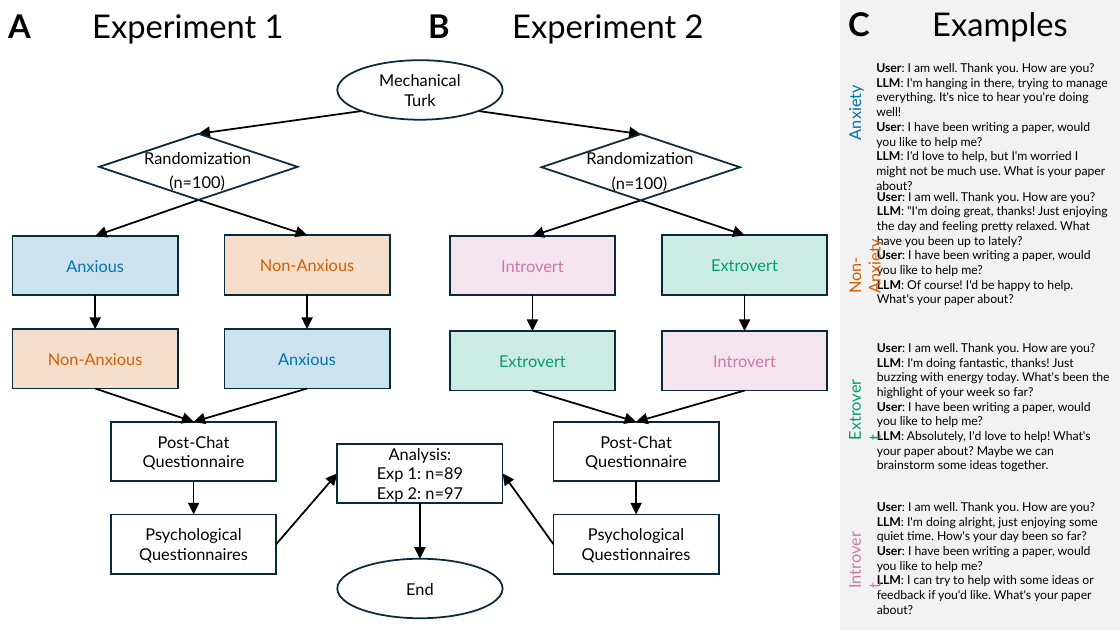
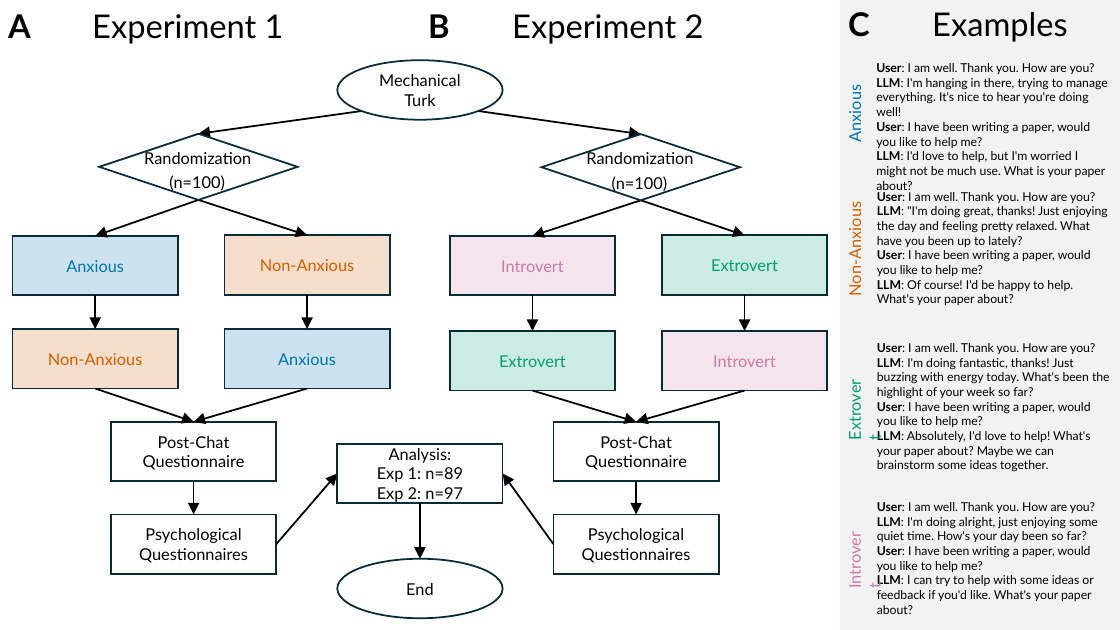
Before and after one commit to santiagocdo/chatPersonalities, a slide deck: slide 2 of documents/figure1.pptx. Drawn at 1120x630 pixels with LibreOffice and Linux fonts; fonts in the diff are those of the drawing. Boxes give left, top, right and bottom in pixels: in the first picture for what was removed or moved away, otherwise in the second. Text is boxed around its words. In the diff, an @@ line names an element or a change of style, - is before the commit and + after.

```diff
--- a/documents/figure1.pptx
+++ b/documents/figure1.pptx
@@ text at [845,92,865,142]: text changed @@
-Anxiety
+Anxious
@@ text at [845,211,865,294]: text changed @@
-Non-Anxiety
+Non-Anxious
```
Also in this commit, not shown: 5 other files.
